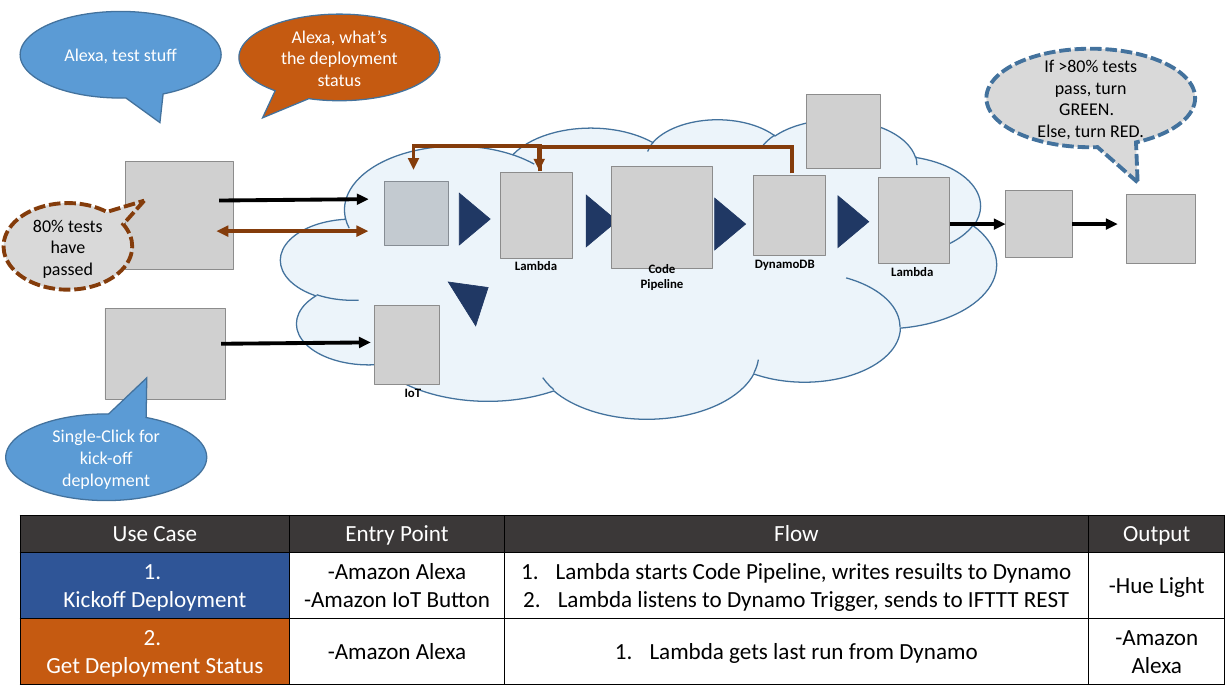
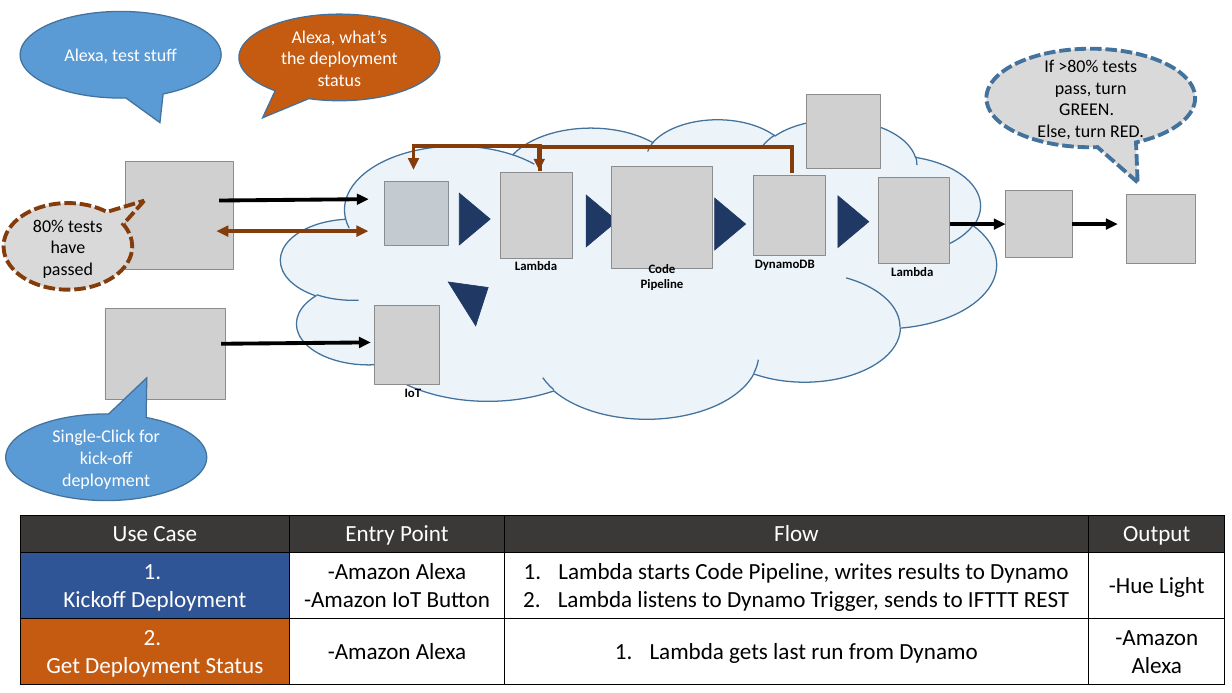
Before and after one commit to saginawj/testify, a slide deck: slide 1 of docs/arch.pptx. Drawn at 1232x693 pixels with LibreOffice and Linux fonts; fonts in the diff are those of the drawing; grey boxes stand for pictures. Boxes give left, top, right and bottom in pixels: in the first picture for what was removed or moved away, otherwise in the second. Text is boxed around its words. In the diff, an @@ line names an element or a change of style, - is before the commit and + after.

```diff
--- a/docs/arch.pptx
+++ b/docs/arch.pptx
@@ table at [20,516,1226,683] @@
-row 2, column 3: Lambda starts Code Pipeline, writes resuilts to Dynamo / Lambda listens to Dynamo Trigger, sends to IFTTT REST
+row 2, column 3: Lambda starts Code Pipeline, writes results to Dynamo / Lambda listens to Dynamo Trigger, sends to IFTTT REST
```
Also in this commit, not shown: 2 other files.
